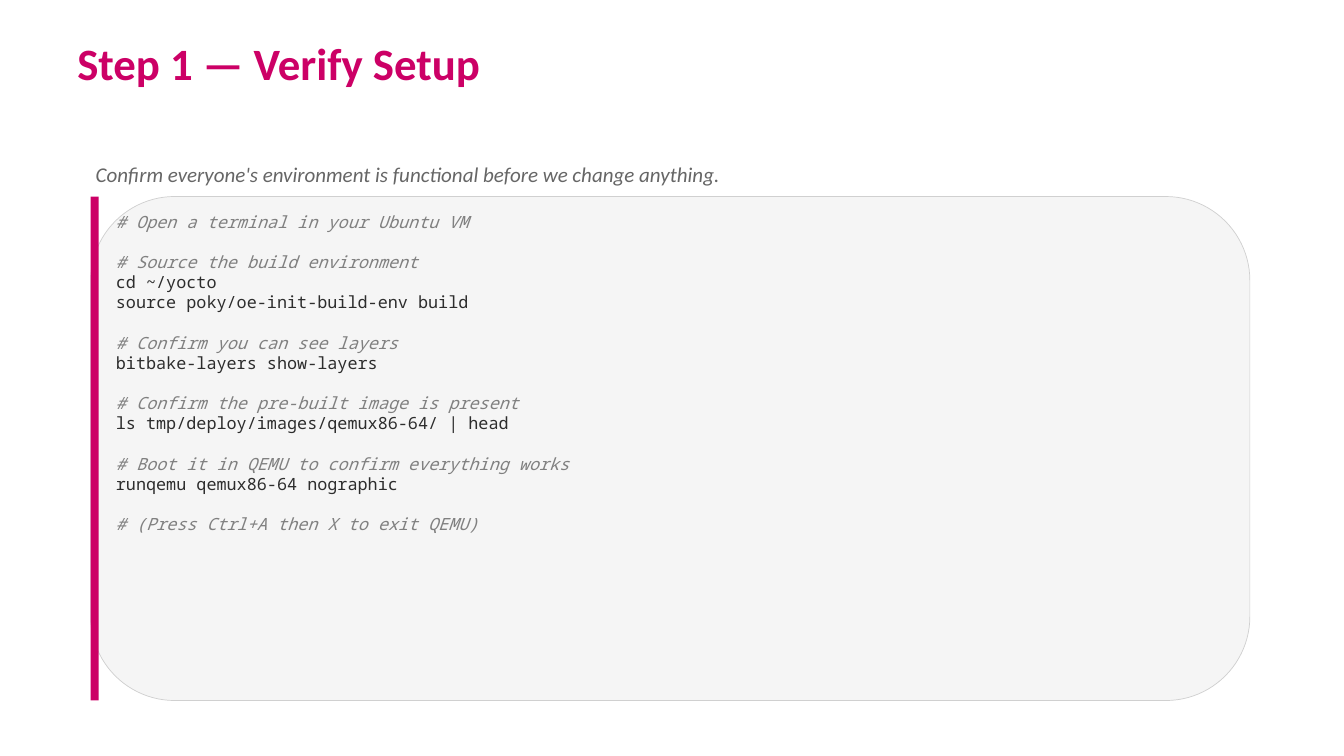
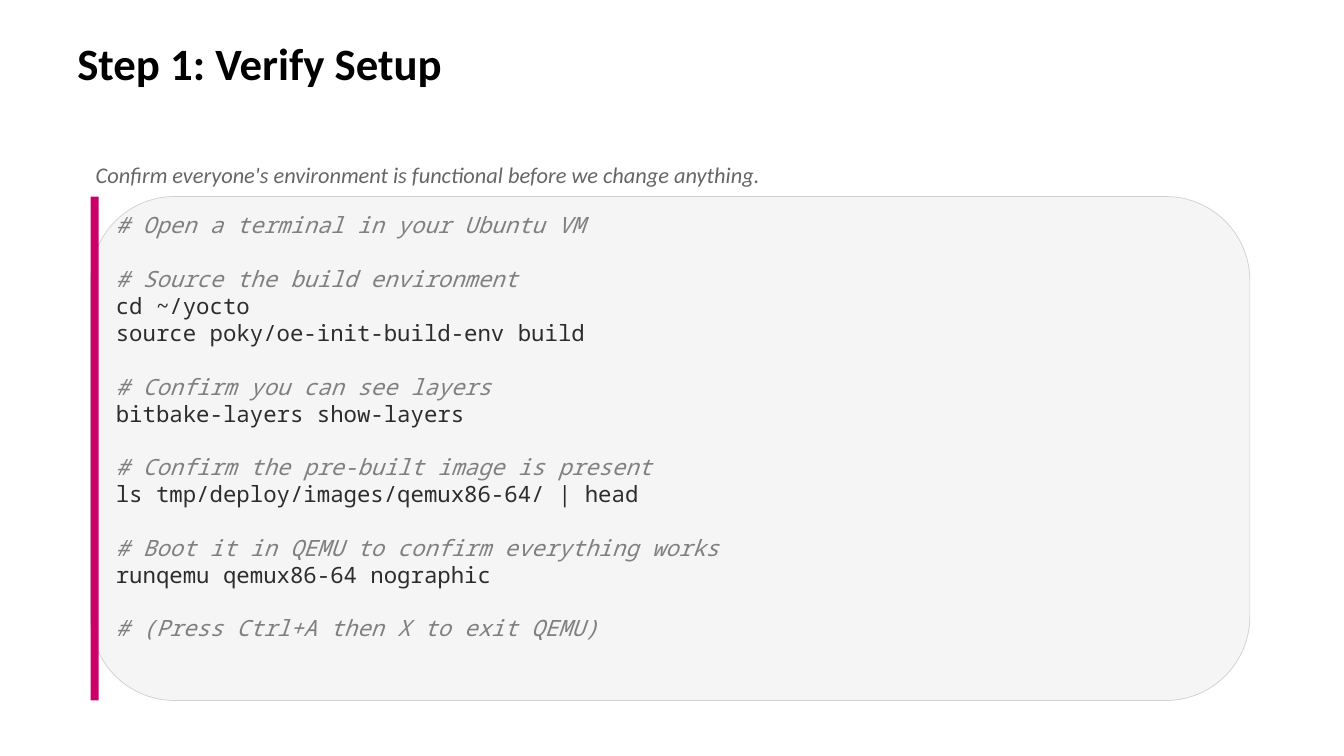
Before and after one commit to EmertxeInfoTech/Allegion-Training-Materials, a slide deck: slide 3 of yocto_training_all_session_decks/session_decks/D1S7_Build_HandsOn.pptx. Drawn at 1344x756 pixels with LibreOffice and Linux fonts; fonts in the diff are those of the drawing; background and template pictures are left out. Boxes give left, top, right and bottom in pixels: in the first picture for what was removed or moved away, otherwise in the second. Text is boxed around its words. In the diff, an @@ line names an element or a change of style, - is before the commit and + after.

```diff
--- a/yocto_training_all_session_decks/session_decks/D1S7_Build_HandsOn.pptx
+++ b/yocto_training_all_session_decks/session_decks/D1S7_Build_HandsOn.pptx
@@ title at bbox=[77, 48, 442, 87]: text changed; text colour #CC0066 to #000000 @@
-Step 1 — Verify Setup
+Step 1: Verify Setup
@@ text "Confirm everyone's environment is functional ..." at bbox=[96, 167, 759, 187]: size 15 to 16 pt @@
@@ text "# Open a terminal in ..." at bbox=[116, 216, 719, 640]: size 12 to 16 pt @@
```
Also in this commit, not shown: 8 other slides changed, 12 other files.
